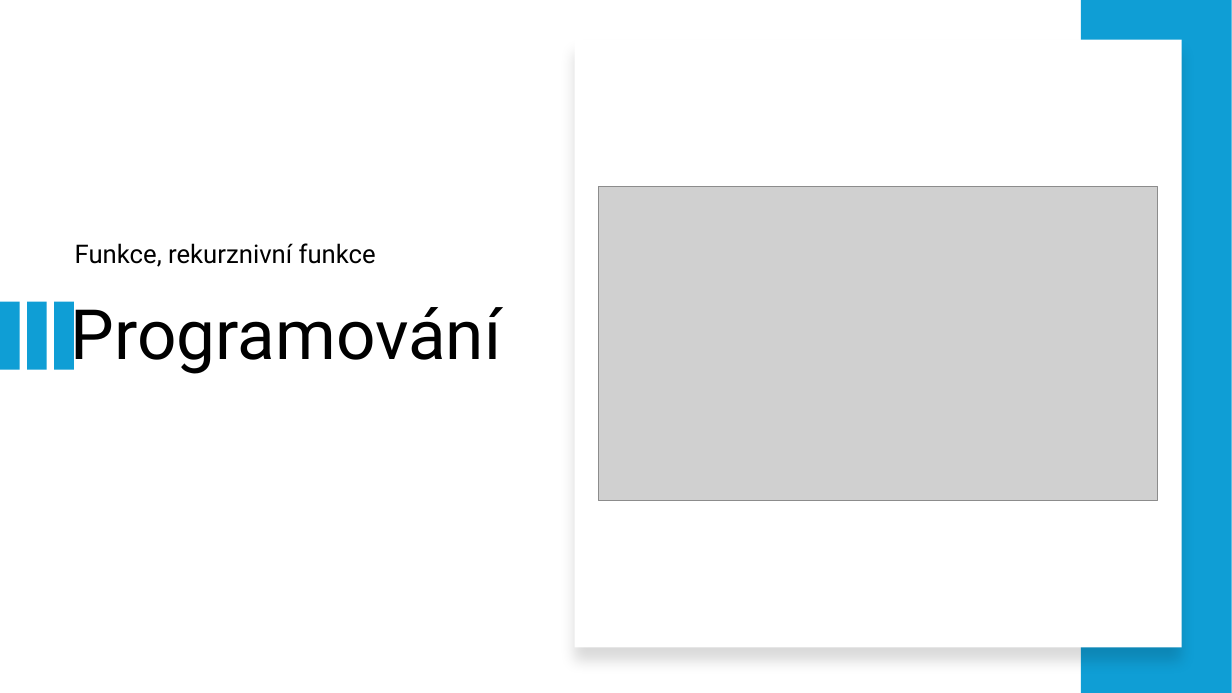
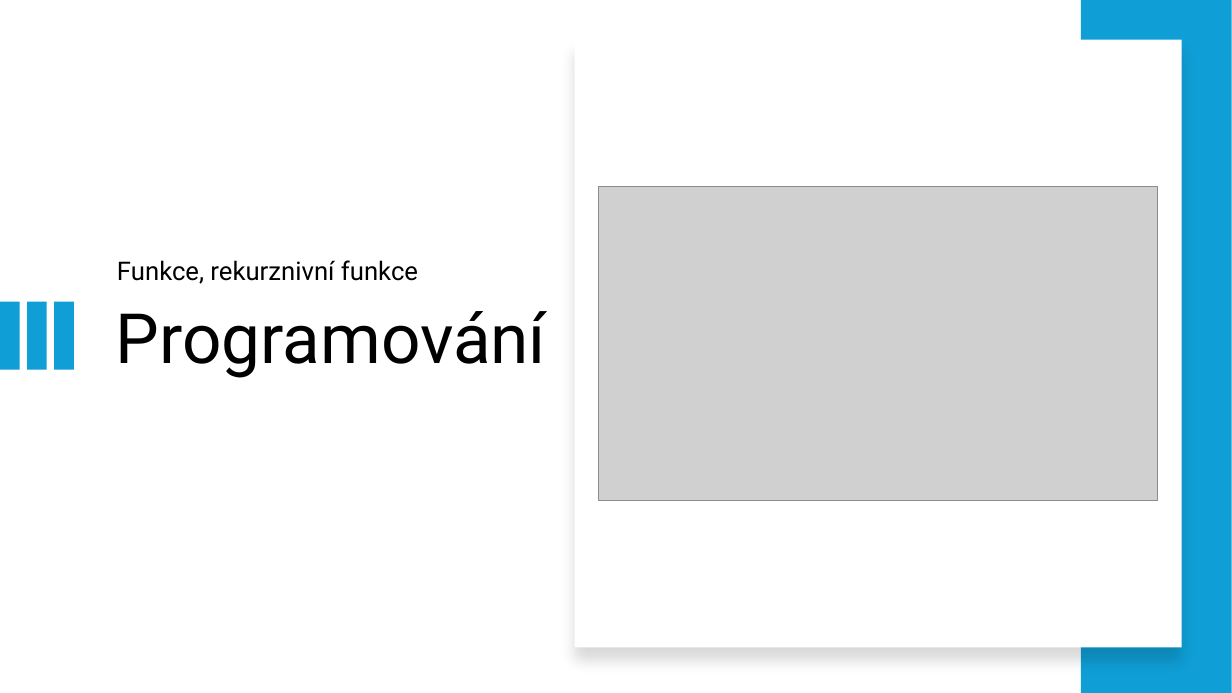
Before and after one commit to dawissl/hradebni, a slide deck: slide 1 of Prezentace/1. ročník/PGM_09_funkce_rekurzivni_funkce.pptx. Drawn at 1232x693 pixels with LibreOffice and Linux fonts; fonts in the diff are those of the drawing; grey boxes stand for pictures. Boxes give left, top, right and bottom in pixels: in the first picture for what was removed or moved away, otherwise in the second. Text is boxed around its words. In the diff, an @@ line names an element or a change of style, - is before the commit and + after.

```diff
--- a/Prezentace/1. ročník/PGM_09_funkce_rekurzivni_funkce.pptx
+++ b/Prezentace/1. ročník/PGM_09_funkce_rekurzivni_funkce.pptx
@@ subtitle "Funkce, rekurznivní funkce": place and size @@
-subtitle "Funkce, rekurznivní funkce" at [75, 243, 376, 267]
+subtitle "Funkce, rekurznivní funkce" at [117, 260, 418, 284]
@@ title "Programování" rewrapped from [71, 301, 501, 374] to [116, 311, 546, 378] @@
```
Also in this commit, not shown: 7 slides added, 2 slides removed, 3 other files.
